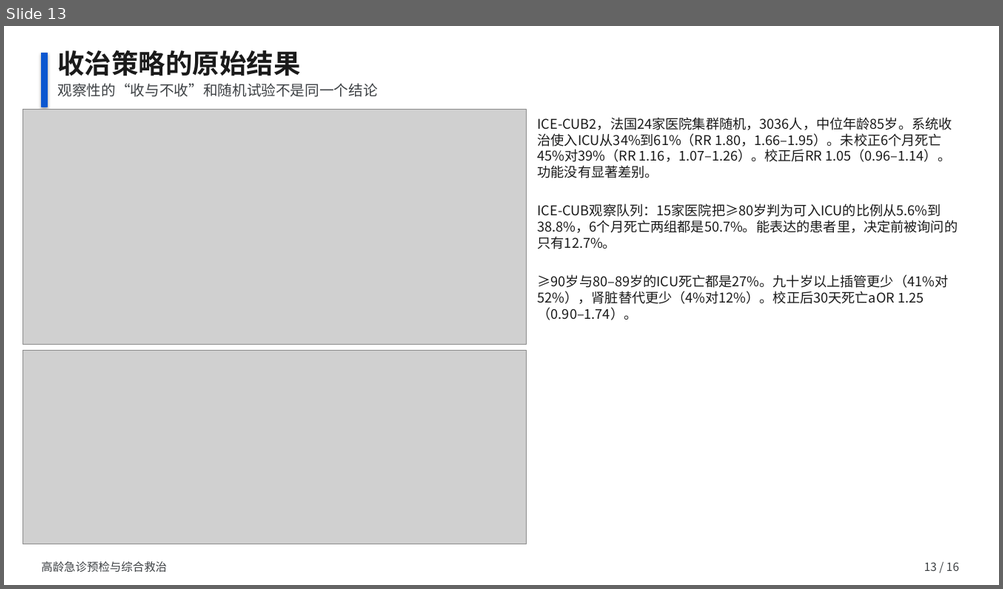
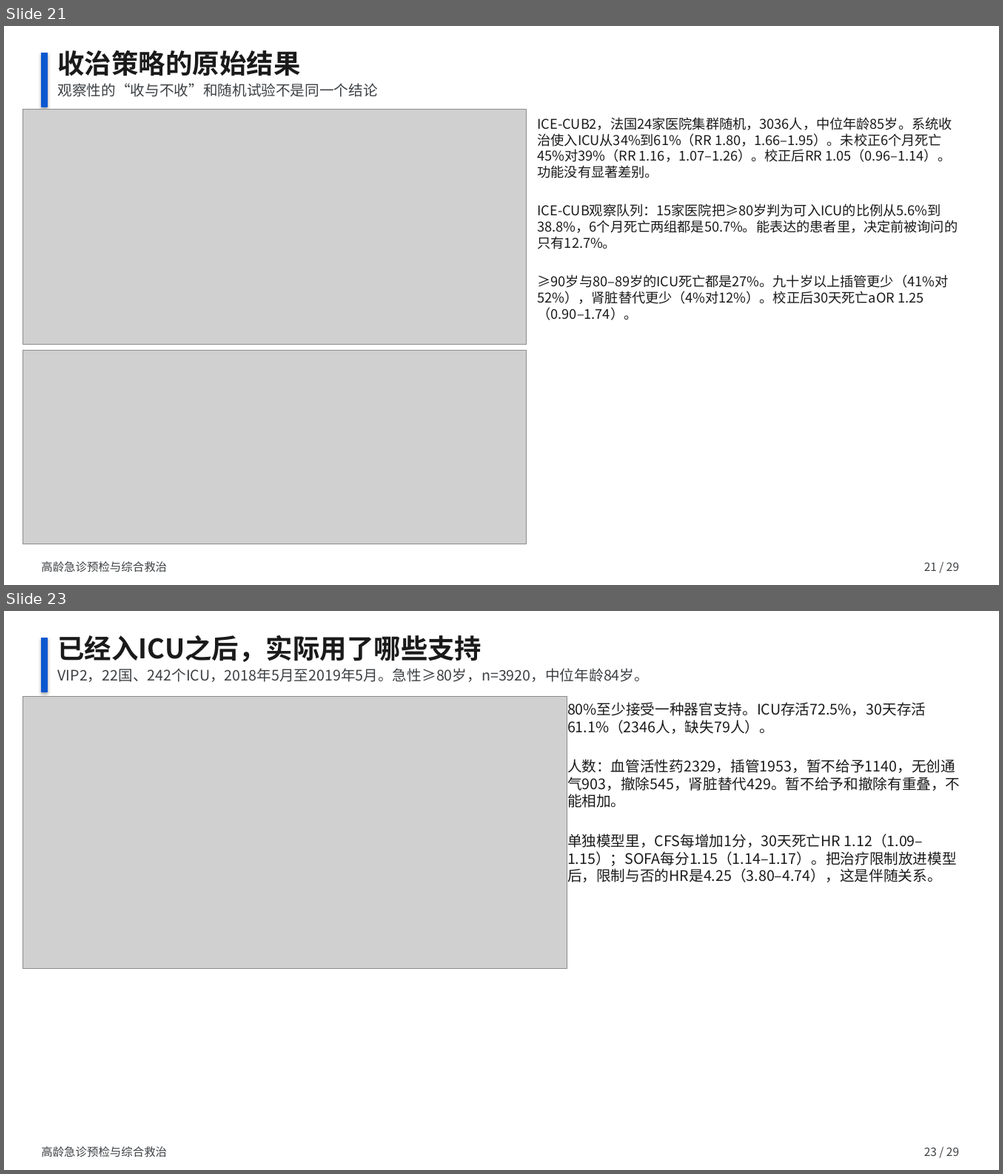
Before and after one commit to ttacuy/shania, a slide deck: evidence/elderly-ed-decision/高龄急诊预检与综合救治.pptx. Shown one above the other, each under a label of ours: slide 13 before the commit, slides 21 and 23 after it; the slides between them are not shown. The pictures are 1003x589 and 1003x1174 pixels, drawn with LibreOffice and Linux fonts; fonts in the diff are those of the drawing; grey boxes stand for pictures. Boxes give left, top, right and bottom in pixels: in the first picture for what was removed or moved away, otherwise in the second. Text is boxed around its words. In the diff, an @@ line names an element or a change of style, - is before the commit and + after.

```diff
--- a/evidence/elderly-ed-decision/高龄急诊预检与综合救治.pptx
+++ b/evidence/elderly-ed-decision/高龄急诊预检与综合救治.pptx
@@ slide 23 added at <box>4,611,999,1170</box>, background #FFFFFF @@
@@ rectangle added at <box>41,638,47,692</box>, fill #0B57D0, outline #0B57D0 1 pt @@
@@ text added at <box>58,635,482,662</box>, 26 pt, text #1A1A1A, bold @@
+已经入ICU之后，实际用了哪些支持
@@ text added at <box>58,668,649,682</box>, 14 pt, text #3C4043 @@
+VIP2，22国、242个ICU，2018年5月至2019年5月。急性≥80岁，n=3920，中位年龄84岁。
@@ picture added at <box>22,697,567,969</box> @@
@@ text added at <box>567,702,960,883</box>, 14 pt, text #1A1A1A @@
+80%至少接受一种器官支持。ICU存活72.5%，30天存活61.1%（2346人，缺失79人）。
+人数：血管活性药2329，插管1953，暂不给予1140，无创通气903，撤除545，肾脏替代429。暂不给予和撤除有重叠，不能相加。
+单独模型里，CFS每增加1分，30天死亡HR 1.12（1.09–1.15）；SOFA每分1.15（1.14–1.17）。把治疗限制放进模型后，限制与否的HR是4.25（3.80–4.74），这是伴随关系。
@@ text added at <box>41,1147,167,1157</box>, 11 pt, text #3C4043 @@
+高龄急诊预检与综合救治
@@ text added at <box>924,1147,959,1156</box>, 11 pt, text #3C4043 @@
+23 / 29
@@ what was slide 13 is now slide 21 @@
@@ slide 21 changed as well @@
@@ text at <box>924,562,959,571</box>: text changed @@
-13 / 16
+21 / 29
```
Also in this commit, not shown: 15 other slides changed, 12 other slides added, 15 other files.
